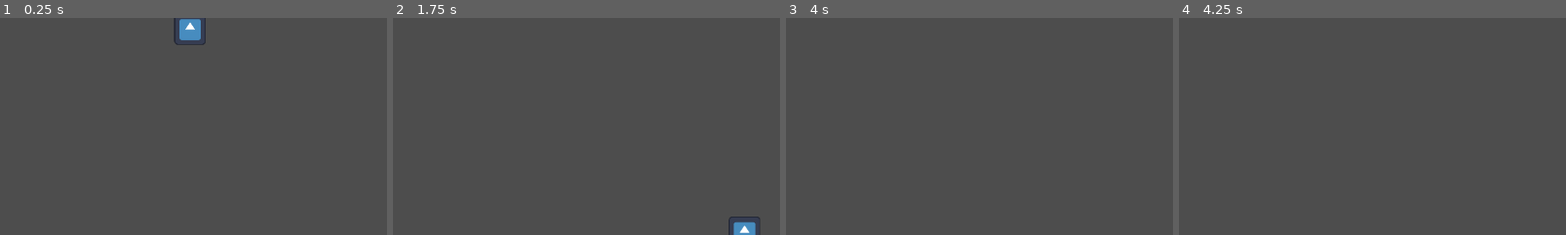
Above: before the commit, frames 1-4 (left to right).
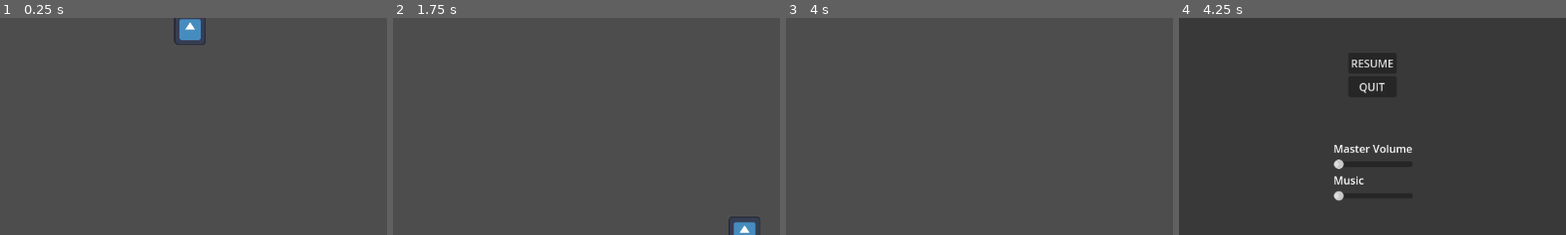
Above: after the commit, the same moments.

Repository: Rattle-Knight/Aliens-Stole-My-Benga-GMTKgamejam2024
Game: Godot game, scene res://scenes/test_world.tscn
Same seed, same stepped clock (60 frames per second), same inputs: the game is played once before the commit and once after it. After the commit the project has no main scene; this scene is started directly in both runs. The engine's default icon, where the game draws it, is replaced by a stand-in: a white triangle on a blue panel in a dark square.
Inputs:
- Up to frame 1 (0.25 s): no input
- Up to frame 2 (1.75 s): tap Enter (ui_accept) at 0.5, 0.77, 1.52 s; hold D (right) from 0.53 s (still down); tap Space (space) at 0.6, 1.35 s
- Up to frame 3 (4 s): release D (right) at 2.03 s; hold A (left) 2.03-2.78 s; tap Space (space) at 2.1, 2.85, 3.6 s; tap Enter (ui_accept) at 2.75, 3.02, 3.5, 3.77 s; hold D (right) from 2.78 s (still down)
- Up to frame 4 (4.25 s): keep holding D (right); tap Escape (pause, bound only after the commit) at 4.15 s
The pictures show only the part of the screen within x 25-75%, y 23-73%; the shares and areas given below are measured in that part.

Frames 1-3 are identical in both runs. In frame 4, 4.0% of the frame differs, in the area x 39-61%, y 16-85%.

Commit message:
half working menus

Diff:
--- /dev/null
+++ b/default_bus_layout.tres
@@ -0,0 +1,9 @@
+[gd_resource type="AudioBusLayout" format=3 uid="uid://0pdqad80dhdd"]
+
+[resource]
+bus/1/name = &"Music"
+bus/1/solo = false
+bus/1/mute = false
+bus/1/bypass_fx = false
+bus/1/volume_db = 0.0
+bus/1/send = &"Master"
--- a/project.godot
+++ b/project.godot
@@ -11,9 +11,13 @@
 [application]
 
 config/name="GMTK gamejam 2024"
-run/main_scene="res://scenes/test_world.tscn"
 config/features=PackedStringArray("4.2", "Forward Plus")
 config/icon="res://icon.svg"
+
+[autoload]
+
+Pausemenu="*res://scenes/pausemenu.tscn"
+GameOver="*res://scenes/game_over.tscn"
 
 [input]
 
@@ -42,3 +46,8 @@
 "events": [Object(InputEventKey,"resource_local_to_scene":false,"resource_name":"","device":-1,"window_id":0,"alt_pressed":false,"shift_pressed":false,"ctrl_pressed":false,"meta_pressed":false,"pressed":false,"keycode":0,"physical_keycode":32,"key_label":0,"unicode":32,"echo":false,"script":null)
 ]
 }
+pause={
+"deadzone": 0.5,
+"events": [Object(InputEventKey,"resource_local_to_scene":false,"resource_name":"","device":-1,"window_id":0,"alt_pressed":false,"shift_pressed":false,"ctrl_pressed":false,"meta_pressed":false,"pressed":false,"keycode":0,"physical_keycode":4194305,"key_label":0,"unicode":0,"echo":false,"script":null)
+]
+}
--- /dev/null
+++ b/scenes/game_over.tscn
@@ -0,0 +1,57 @@
+[gd_scene load_steps=2 format=3 uid="uid://7g8wa0gm3470"]
+
+[ext_resource type="Script" path="res://scripts/game_over.gd" id="1_qdy7j"]
+
+[node name="game_over" type="Control"]
+process_mode = 3
+layout_mode = 3
+anchors_preset = 15
+anchor_right = 1.0
+anchor_bottom = 1.0
+grow_horizontal = 2
+grow_vertical = 2
+script = ExtResource("1_qdy7j")
+
+[node name="ColorRect" type="ColorRect" parent="."]
+layout_mode = 1
+anchors_preset = 15
+anchor_right = 1.0
+anchor_bottom = 1.0
+grow_horizontal = 2
+grow_vertical = 2
+color = Color(0.137255, 0.137255, 0.137255, 0.556863)
+
+[node name="Label" type="Label" parent="."]
+layout_mode = 1
+anchors_preset = 8
+anchor_left = 0.5
+anchor_top = 0.5
+anchor_right = 0.5
+anchor_bottom = 0.5
+offset_left = -36.0
+offset_top = -131.0
+offset_right = 36.0
+offset_bottom = -108.0
+grow_horizontal = 2
+grow_vertical = 2
+text = "You died!"
+
+[node name="VBoxContainer" type="VBoxContainer" parent="."]
+layout_mode = 1
+anchors_preset = 8
+anchor_left = 0.5
+anchor_top = 0.5
+anchor_right = 0.5
+anchor_bottom = 0.5
+offset_left = -25.0
+offset_top = -20.0
+offset_right = 25.0
+offset_bottom = 20.0
+grow_horizontal = 2
+grow_vertical = 2
+
+[node name="Button" type="Button" parent="VBoxContainer"]
+layout_mode = 2
+text = "Retry"
+
+[connection signal="pressed" from="VBoxContainer/Button" to="." method="_on_retry_button_pressed"]
--- /dev/null
+++ b/scenes/main_menu.tscn
@@ -0,0 +1,46 @@
+[gd_scene load_steps=2 format=3 uid="uid://215ebp17ipu5"]
+
+[ext_resource type="Script" path="res://scripts/main_menu.gd" id="1_pwasb"]
+
+[node name="main_menu" type="Control"]
+layout_mode = 3
+anchors_preset = 15
+anchor_right = 1.0
+anchor_bottom = 1.0
+grow_horizontal = 2
+grow_vertical = 2
+script = ExtResource("1_pwasb")
+
+[node name="ColorRect" type="ColorRect" parent="."]
+layout_mode = 1
+anchors_preset = 15
+anchor_right = 1.0
+anchor_bottom = 1.0
+grow_horizontal = 2
+grow_vertical = 2
+color = Color(0.266575, 0.266575, 0.266575, 1)
+
+[node name="VBoxContainer" type="VBoxContainer" parent="ColorRect"]
+layout_mode = 1
+anchors_preset = 8
+anchor_left = 0.5
+anchor_top = 0.5
+anchor_right = 0.5
+anchor_bottom = 0.5
+offset_left = -49.0
+offset_top = -70.5
+offset_right = 49.0
+offset_bottom = 70.5
+grow_horizontal = 2
+grow_vertical = 2
+
+[node name="Start" type="Button" parent="ColorRect/VBoxContainer"]
+layout_mode = 2
+text = "Start"
+
+[node name="Quit" type="Button" parent="ColorRect/VBoxContainer"]
+layout_mode = 2
+text = "Quit"
+
+[connection signal="pressed" from="ColorRect/VBoxContainer/Start" to="." method="_on_start_pressed"]
+[connection signal="pressed" from="ColorRect/VBoxContainer/Quit" to="." method="_on_exit_pressed"]
--- /dev/null
+++ b/scenes/pausemenu.tscn
@@ -0,0 +1,85 @@
+[gd_scene load_steps=2 format=3 uid="uid://ct4xl5bcuhari"]
+
+[ext_resource type="Script" path="res://scripts/pausemenu.gd" id="1_kwyd1"]
+
+[node name="pausemenu" type="Control"]
+process_mode = 3
+layout_mode = 3
+anchors_preset = 15
+anchor_right = 1.0
+anchor_bottom = 1.0
+grow_horizontal = 2
+grow_vertical = 2
+script = ExtResource("1_kwyd1")
+
+[node name="ColorRect" type="ColorRect" parent="."]
+layout_mode = 1
+anchors_preset = 15
+anchor_right = 1.0
+anchor_bottom = 1.0
+grow_horizontal = 2
+grow_vertical = 2
+color = Color(0.137255, 0.137255, 0.137255, 0.470588)
+
+[node name="MarginContainer" type="MarginContainer" parent="."]
+layout_mode = 1
+anchors_preset = 8
+anchor_left = 0.5
+anchor_top = 0.5
+anchor_right = 0.5
+anchor_bottom = 0.5
+offset_left = -121.0
+offset_top = -190.0
+offset_right = 121.0
+offset_bottom = 13.0
+grow_horizontal = 2
+grow_vertical = 2
+
+[node name="VBoxContainer" type="VBoxContainer" parent="MarginContainer"]
+layout_mode = 2
+size_flags_horizontal = 4
+size_flags_vertical = 4
+
+[node name="resume" type="Button" parent="MarginContainer/VBoxContainer"]
+layout_mode = 2
+text = "RESUME"
+
+[node name="quit" type="Button" parent="MarginContainer/VBoxContainer"]
+layout_mode = 2
+text = "QUIT"
+
+[node name="MarginContainer2" type="MarginContainer" parent="."]
+layout_mode = 1
+anchors_preset = 6
+anchor_left = 1.0
+anchor_top = 0.5
+anchor_right = 1.0
+anchor_bottom = 0.5
+offset_left = -634.0
+offset_top = 9.0
+offset_right = -516.0
+offset_bottom = 99.0
+grow_horizontal = 0
+grow_vertical = 2
+
+[node name="VBoxContainer" type="VBoxContainer" parent="MarginContainer2"]
+layout_mode = 2
+
+[node name="Label" type="Label" parent="MarginContainer2/VBoxContainer"]
+layout_mode = 2
+text = "Master Volume"
+
+[node name="mvolume" type="HSlider" parent="MarginContainer2/VBoxContainer"]
+layout_mode = 2
+
+[node name="Label2" type="Label" parent="MarginContainer2/VBoxContainer"]
+layout_mode = 2
+text = "Music"
+
+[node name="music" type="HSlider" parent="MarginContainer2/VBoxContainer"]
+layout_mode = 2
+
+[connection signal="pressed" from="MarginContainer/VBoxContainer/resume" to="." method="_on_resume_pressed"]
+[connection signal="pressed" from="MarginContainer/VBoxContainer/quit" to="." method="_on_quit_pressed"]
+[connection signal="changed" from="MarginContainer2/VBoxContainer/mvolume" to="." method="_on_mvolume_changed"]
+[connection signal="changed" from="MarginContainer2/VBoxContainer/music" to="." method="_on_music_changed"]
--- /dev/null
+++ b/scripts/game_over.gd
@@ -0,0 +1,14 @@
+extends Control
+
+func _ready():
+	self.hide()
+
+
+func game_over():
+	get_tree().paused = true
+	self.show()
+
+func _on_retry_button_pressed():
+	get_tree().paused = false
+	get_tree().reload_current_scene()
+	#Global.playerdead = false
--- /dev/null
+++ b/scripts/main_menu.gd
@@ -0,0 +1,10 @@
+extends Control
+
+
+
+func _on_start_pressed():
+	get_tree().change_scene_to_file("res://levels/climbtest.tscn")
+	var can_esc = false
+
+func _on_exit_pressed():
+	get_tree().quit()
--- /dev/null
+++ b/scripts/pausemenu.gd
@@ -0,0 +1,30 @@
+extends Control
+
+var _is_paused:bool = false:
+	set = set_paused
+
+func _ready():
+	_is_paused = false
+
+func _unhandled_input(event: InputEvent) -> void:
+	if event .is_action_pressed("pause"):
+		_is_paused =  !_is_paused
+
+func set_paused(value:bool) ->void:
+	_is_paused = value
+	get_tree().paused = _is_paused
+	visible = _is_paused
+
+func _on_resume_pressed():
+	_is_paused = false
+
+func _on_quit_pressed():
+	get_tree().quit()
+
+
+func _on_mvolume_changed(value):
+	AudioServer.set_bus_volume_db(0, value)
+
+
+func _on_music_changed(value):
+	AudioServer.set_bus_volume_db(1, value)
Not shown, added: bg/tile floor.png.import
Not shown, added: bg/wall.png.import
Not shown, added: sprites/objects/cap.PNG.import
